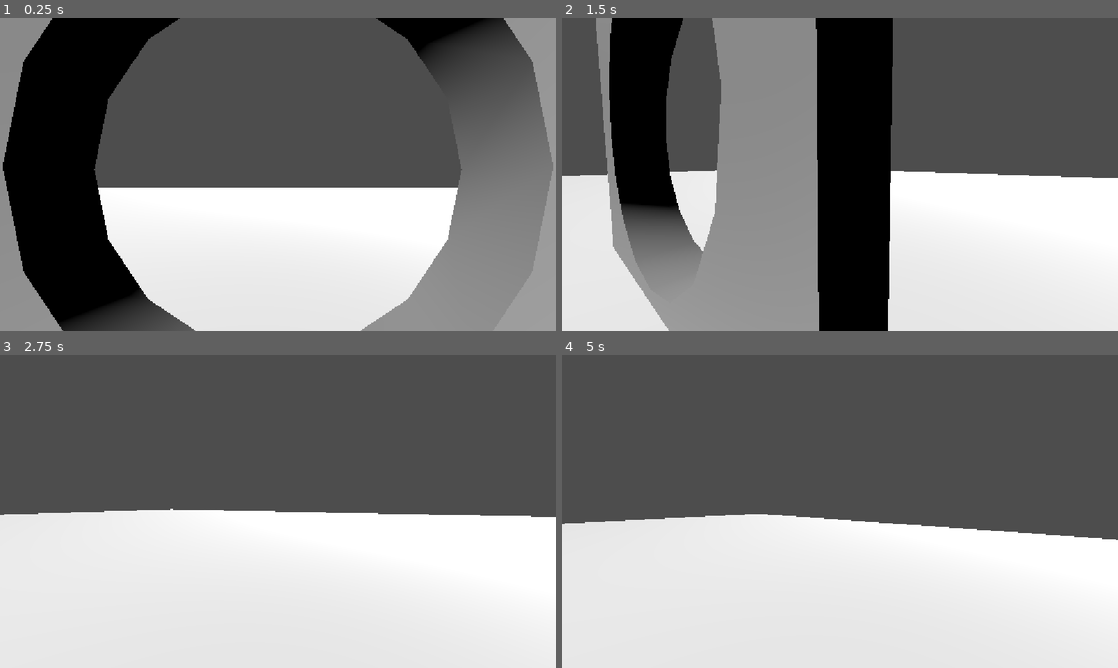
Above: before the commit, frames 1-4 (two rows, left to right).
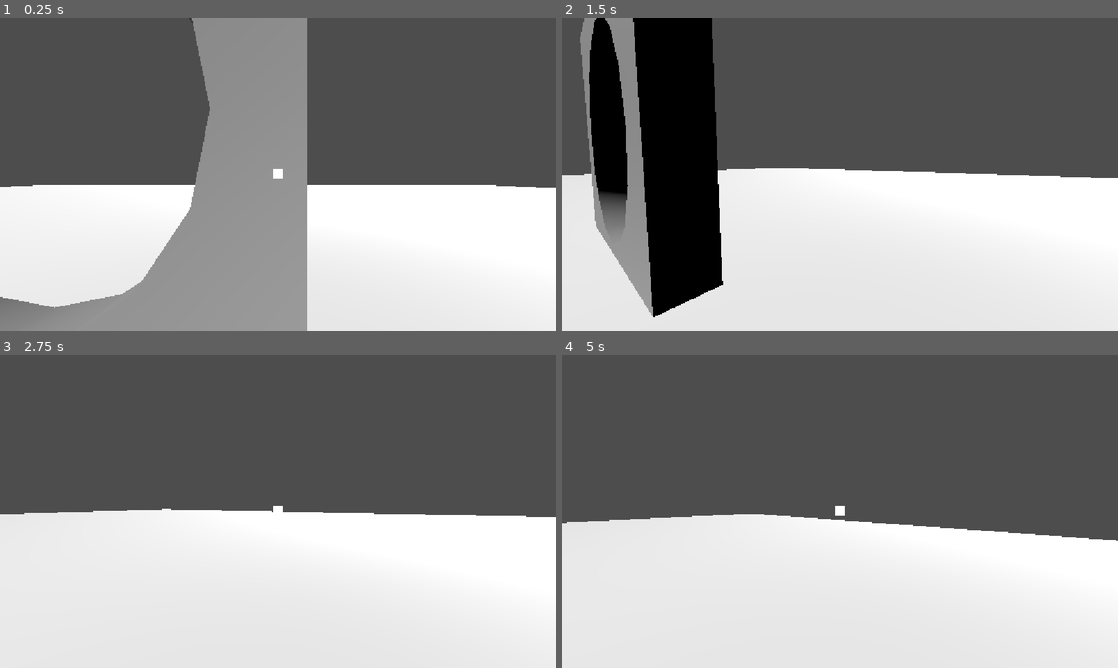
Above: after the commit, the same moments.

Repository: CUGG-2025-Puzzlers/penguin-heist
Game: Godot game, scene res://world/maps/test_map.tscn
Same seed, same stepped clock (60 frames per second), same inputs: the game is played once before the commit and once after it.
Inputs (mouse positions are in pixels of both pictures, inside the frame that each line leads up to):
- Up to frame 1 (0.25 s): no input
- Up to frame 2 (1.5 s): move the mouse to (962, 158) at 0.52 s; hold D (input_right) 0.53-1.28 s; tap P (input_freefly) at 0.6 s; click (962, 158) at 0.67 s; tap Space (input_jump) at 0.77 s; move the mouse to (812, 174) at 1.27 s; hold W (input_forward) from 1.28 s (still down); tap Shift (input_sprint) at 1.35 s
- Up to frame 3 (2.75 s): keep holding W (input_forward); tap Space (input_jump) at 1.52 s; move the mouse to (289, 505) at 2.02 s; tap P (input_freefly) at 2.1 s
- Up to frame 4 (5 s): keep holding W (input_forward); move the mouse to (834, 517) at 2.77 s; tap Shift (input_sprint) at 2.85, 4.35 s; click (834, 517) at 2.92 s; tap Space (input_jump) at 3.02, 3.77, 4.52 s; move the mouse to (878, 514) at 3.52 s; tap P (input_freefly) at 3.6 s; move the mouse to (795, 508) at 4.27 s

The runs differ from the first frame. In frame 1, 61% of the frame differs, in the area x 0-100%, y 0-100%; in frame 2, 47%; in frame 3, less than 0.1%; in frame 4, 0.3%.

Commit message:
Added Character controller and crosshari

Diff:
--- a/world/maps/test_map.tscn
+++ b/world/maps/test_map.tscn
@@ -2,6 +2,7 @@
 
 [ext_resource type="PackedScene" uid="uid://bsmgtg4twoy8j" path="res://world/items/fish/fish.tscn" id="1_a4i74"]
 [ext_resource type="PackedScene" uid="uid://bs72ogkvdd7d6" path="res://addons/proto_controller/proto_controller.tscn" id="1_cbqal"]
+[ext_resource type="PackedScene" uid="uid://c6mor2d4870ba" path="res://world/player/character_controller.tscn" id="2_e4y4c"]
 
 [sub_resource type="StandardMaterial3D" id="StandardMaterial3D_sontw"]
 
@@ -46,8 +47,12 @@
 [node name="Fish" parent="CSGCombiner3D" unique_id=372867731 instance=ExtResource("1_a4i74")]
 transform = Transform3D(1, 0, 0, 0, 1, 0, 0, 0, 1, 3, 2, -1.6)
 
+[node name="CharacterController" parent="." unique_id=1436483759 instance=ExtResource("2_e4y4c")]
+transform = Transform3D(1, 0, 0, 0, 1, 0, 0, 0, 1, 3.4, 1.5, -3.6000001)
+
 [node name="ProtoController" parent="." unique_id=1812719301 instance=ExtResource("1_cbqal")]
 transform = Transform3D(1, 0, 0, 0, 1, 0, 0, 0, 1, 0, 2.1000001, -3.7)
+visible = false
 
 [node name="DirectionalLight3D" type="DirectionalLight3D" parent="." unique_id=450116111]
 transform = Transform3D(0.64278764, 0.49240384, -0.5868241, 0.26200262, 0.57853186, 0.77243483, 0.7198463, -0.650261, 0.24286205, -11, 8.7, 5.7)
--- /dev/null
+++ b/world/player/character_controller.gd
@@ -0,0 +1 @@
+extends Node3D
--- /dev/null
+++ b/world/player/character_controller.tscn
@@ -0,0 +1,29 @@
+[gd_scene format=3 uid="uid://c6mor2d4870ba"]
+
+[ext_resource type="Script" uid="uid://devttgmosotk1" path="res://world/player/character_controller.gd" id="1_7er00"]
+[ext_resource type="PackedScene" uid="uid://bs72ogkvdd7d6" path="res://addons/proto_controller/proto_controller.tscn" id="2_htm54"]
+
+[sub_resource type="CanvasTexture" id="CanvasTexture_1fwb4"]
+
+[node name="CharacterController" type="Node3D" unique_id=1436483759]
+script = ExtResource("1_7er00")
+
+[node name="ProtoController" parent="." unique_id=1263997072 instance=ExtResource("2_htm54")]
+can_sprint = true
+
+[node name="HUD" type="Control" parent="ProtoController/Head/Camera3D" parent_id_path=PackedInt32Array(1263997072, 1087492476) index="0" unique_id=837240019]
+layout_mode = 3
+anchors_preset = 0
+offset_top = -1.0
+offset_right = 40.0
+offset_bottom = 39.0
+
+[node name="Crosshair" type="TextureRect" parent="ProtoController/Head/Camera3D/HUD" unique_id=977207054]
+layout_mode = 0
+offset_left = 566.0
+offset_top = 314.0
+offset_right = 586.0
+offset_bottom = 334.0
+texture = SubResource("CanvasTexture_1fwb4")
+
+[editable path="ProtoController"]
Not shown, added: world/player/character_controller.gd.uid
